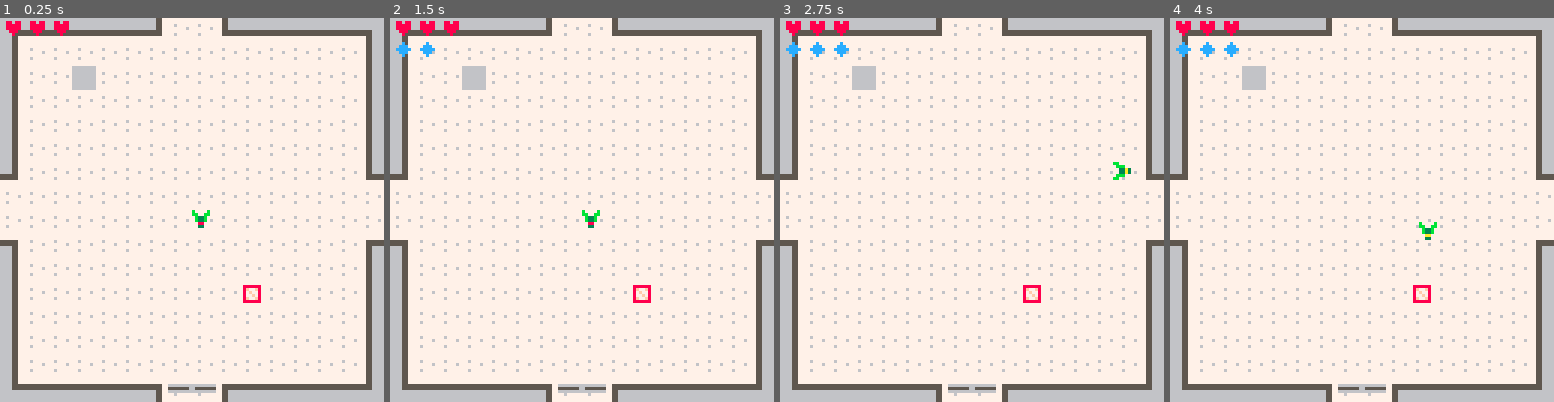
Above: before the commit, frames 1-4 (left to right).
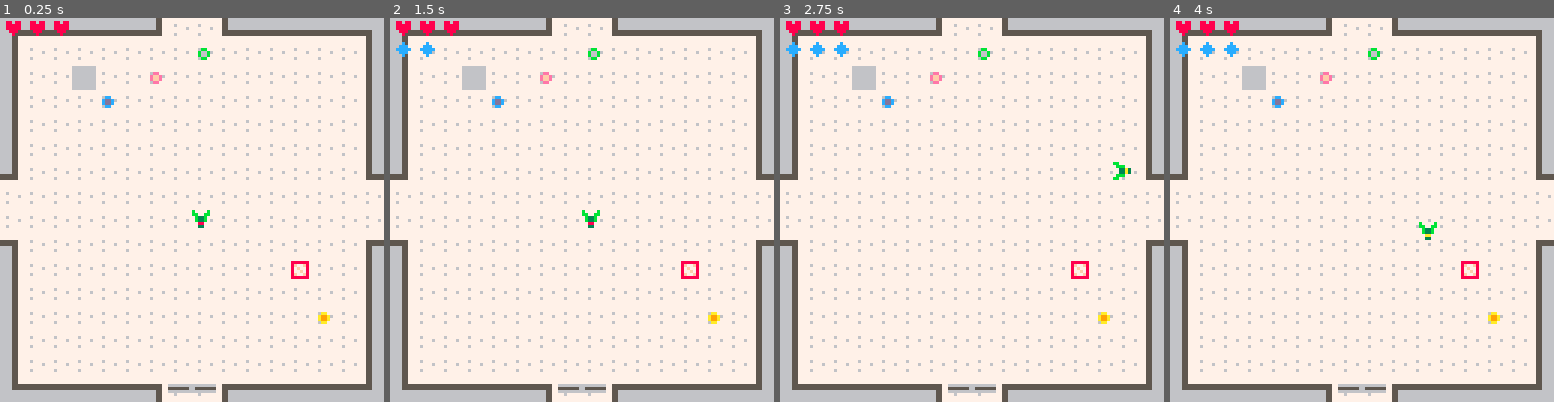
Above: after the commit, the same moments.

Repository: acwright/PICO-8
Game: PICO-8 cartridge ldjam/ldjam.p8
Two runs of this game, one before a commit and one after it. Both use one fixed random seed, a clock stepped at 60 frames per second and the inputs below.
Inputs:
- Up to frame 1 (0.25 s): no input
- Up to frame 2 (1.5 s): tap X (X key) at 0.33, 1.07 s; tap O (Z key) at 0.7 s
- Up to frame 3 (2.75 s): hold Right 1.6-2.1 s; tap O (Z key) at 1.7, 2.1, 2.5 s; tap X (X key) at 1.85 s; hold Up 2.15-2.42 s; hold Right from 2.47 s (still down)
- Up to frame 4 (4 s): tap O (Z key) at 2.9, 3.3, 3.7 s; tap X (X key) at 2.97 s; release Right at 3.03 s; hold Left 3.08-3.58 s; hold Down 3.63-3.97 s

The runs differ from the first frame. In frame 1, 0.6% of the frame differs, in the area x 26-86%, y 7-80%; in frame 2, 0.6%; in frame 3, 0.6%; in frame 4, 0.6%.

Commit message:
working on collectables

Diff:
--- a/ldjam/ldjam.p8
+++ b/ldjam/ldjam.p8
@@ -322,7 +322,11 @@
 		init_item(3,2,16),
 		init_item(7,15,6),
 		init_item(8,15,7),
-		init_item(10,11,38)
+		init_item(12,10,38),
+		init_item(13,12,48),
+		init_item(4,3,49),
+		init_item(6,2,50),
+		init_item(8,1,51)
 	}
 
 	local room_1=init_room()
@@ -509,7 +513,7 @@
 00455555555554000045555555555400004555555555540000455555555554000045555555555400004555555555540000455555555554000045555555555400
 00444444444444000044444444444400004444444444440000444444444444000044444444444400004444444444440000444444444444000044444444444400
 __gff__
-0002020202020a0a02020202020000000402000202020a0a0000000000000000000202020000040400000000000000000002000002020202000000000000000000000000000000000000000000000000000000000000000000000000000000000000000000000000000000000000000000000000000000000000000000000000
+0002020202020a0a02020202020000000202000202020a0a0000000000000000000202020000040400000000000000000404040402020202000000000000000000000000000000000000000000000000000000000000000000000000000000000000000000000000000000000000000000000000000000000000000000000000
 0000000000000000000000000000000000000000000000000000000000000000000000000000000000000000000000000000000000000000000000000000000000000000000000000000000000000000000000000000000000000000000000000000000000000000000000000000000000000000000000000000000000000000
 __map__
 0102020202020412120502020202020301020202020204121205020202020203010202020202020202020202020202030102020202031112121301020202020301020202020202020202020202020203010202020202041212130102020202030102020202020412120502020202020301020202020311121205020202020203
